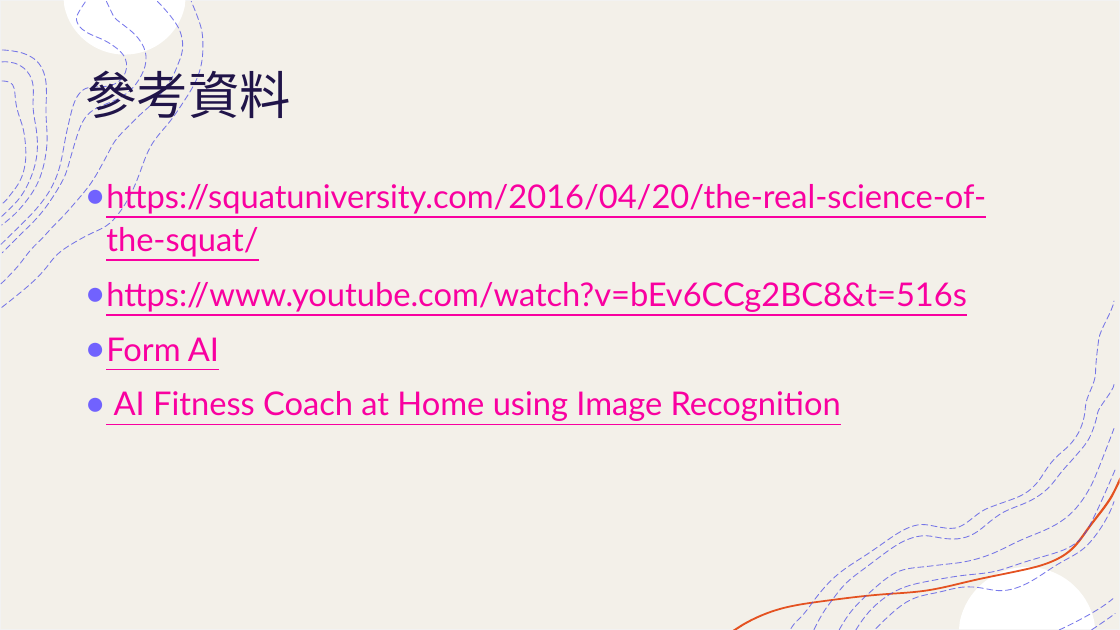
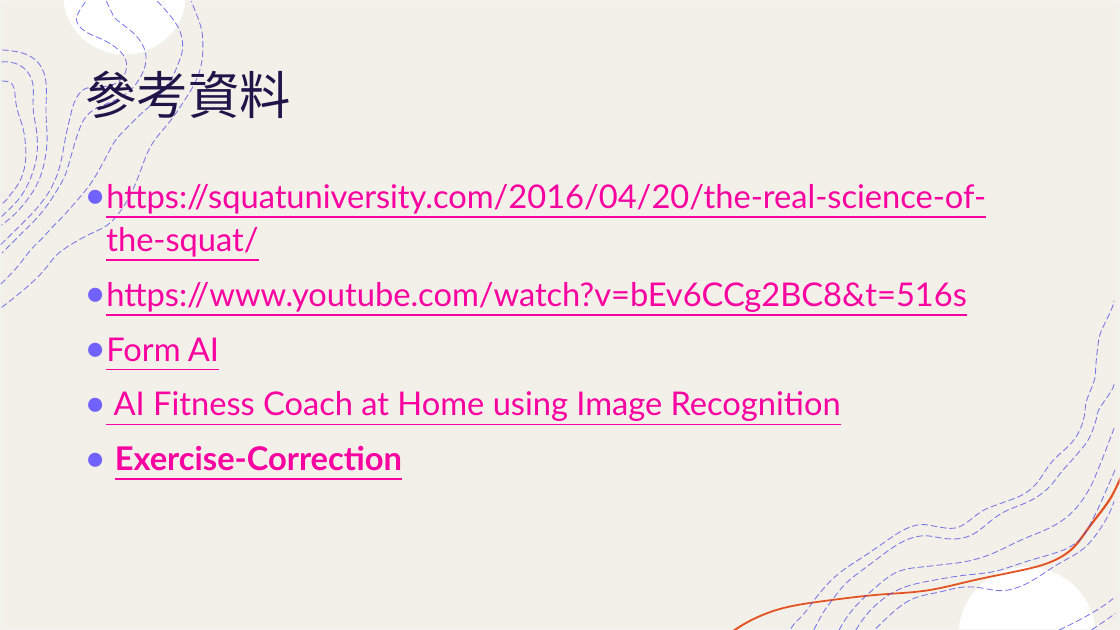
Before and after one commit to mizulun/seatpose-system, a slide deck: slide 23 of 提升運動表現輔助系統.pptx. Drawn at 1120x630 pixels with LibreOffice and Linux fonts; fonts in the diff are those of the drawing. Boxes give left, top, right and bottom in pixels: in the first picture for what was removed or moved away, otherwise in the second. Text is boxed around its words. In the diff, an @@ line names an element or a change of style, - is before the commit and + after.

Commit message:
新增參考資料

```diff
--- a/提升運動表現輔助系統.pptx
+++ b/提升運動表現輔助系統.pptx
@@ text at (115,445,402,471): paragraph added @@
+● Exercise-Correction
```
